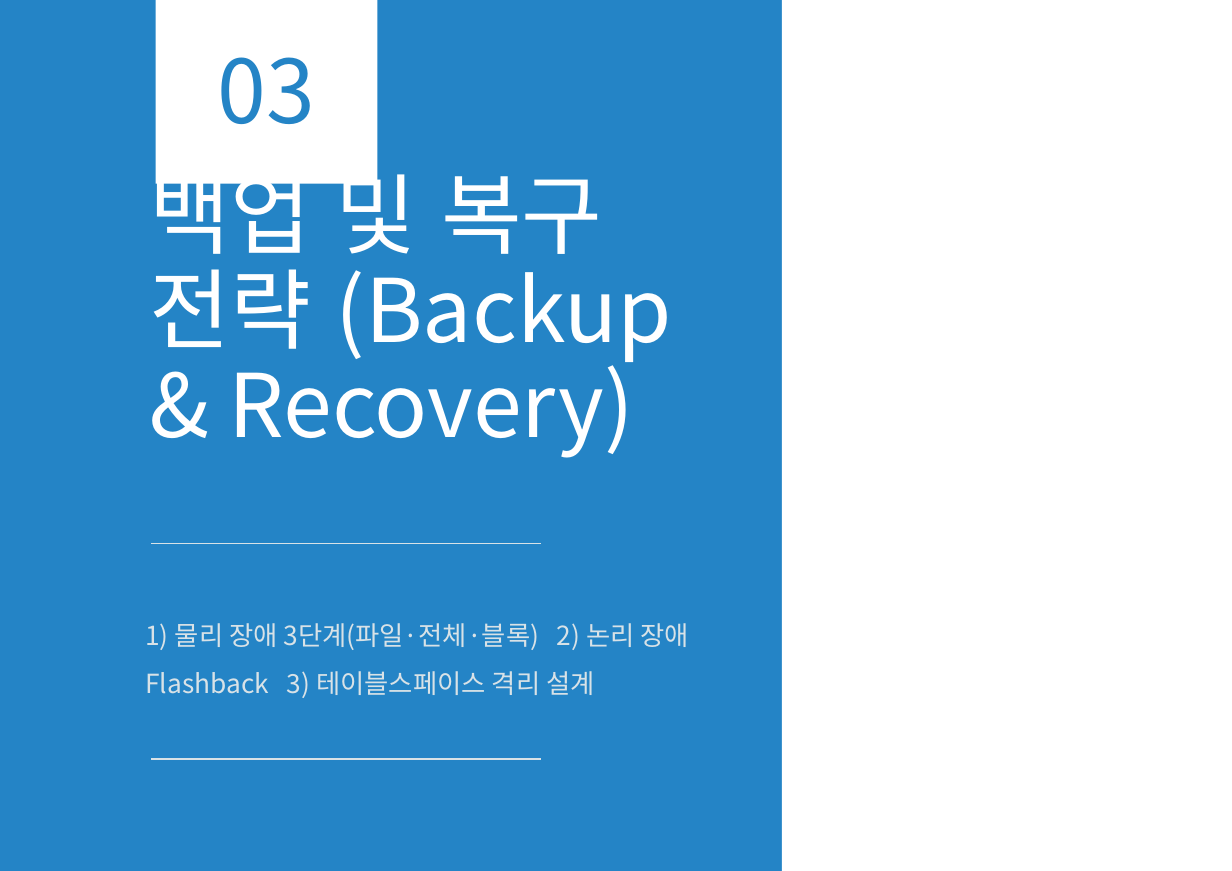
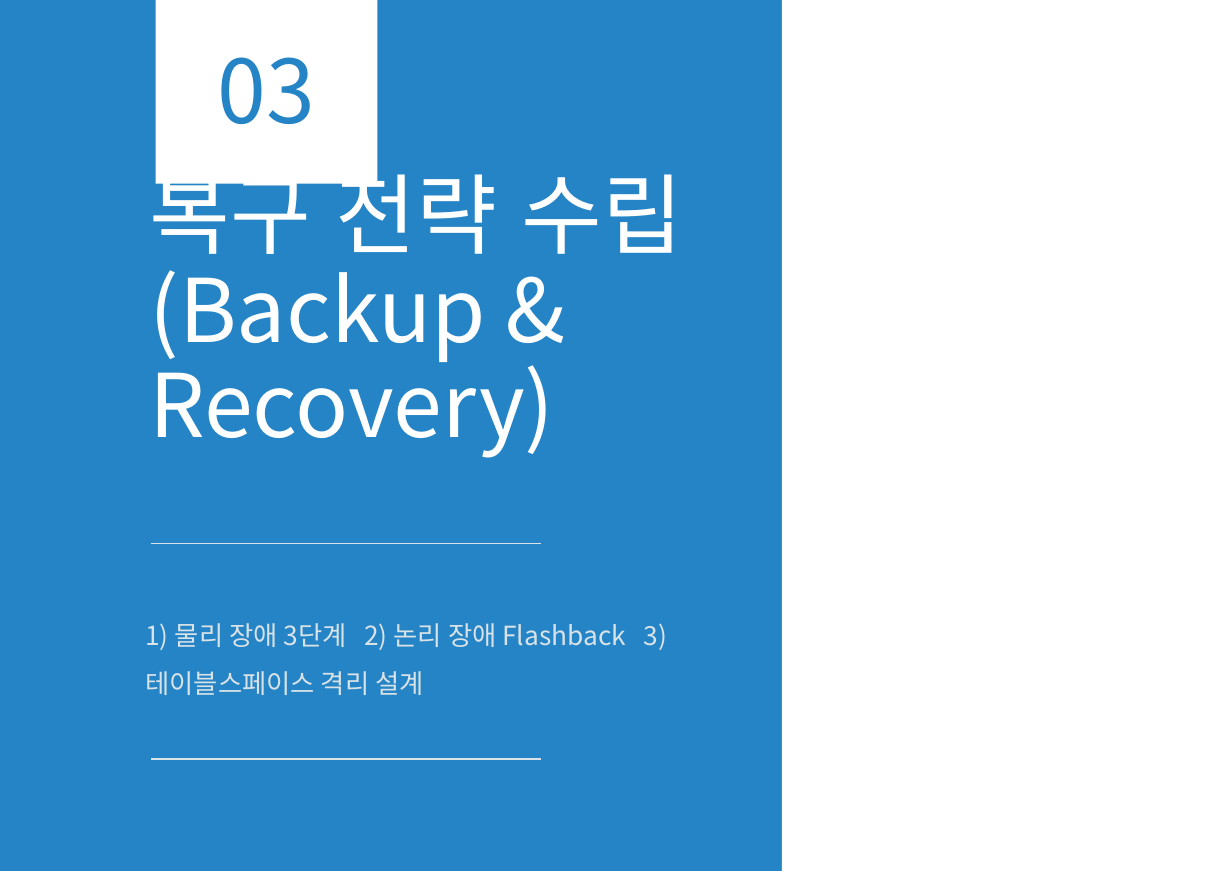
Before and after one commit to olmas70/slides, a slide deck: slide 39 of ppt/BO_DB운영_발표.pptx (slide 9 before the commit). Drawn at 1232x871 pixels with LibreOffice and Linux fonts; fonts in the diff are those of the drawing. Boxes give left, top, right and bottom in pixels: in the first picture for what was removed or moved away, otherwise in the second. Text is boxed around its words. In the diff, an @@ line names an element or a change of style, - is before the commit and + after.

```diff
--- a/ppt/BO_DB운영_발표.pptx
+++ b/ppt/BO_DB운영_발표.pptx
@@ title at [150, 158, 683, 458]: text changed @@
-백업 및 복구 전략 (Backup & Recovery)
+복구 전략 수립 (Backup & Recovery)
@@ text at [145, 623, 668, 695]: text changed @@
-1) 물리 장애 3단계(파일·전체·블록) 2) 논리 장애 Flashback 3) 테이블스페이스 격리 설계
+1) 물리 장애 3단계 2) 논리 장애 Flashback 3) 테이블스페이스 격리 설계
```
Also in this commit, not shown: 8 other slides changed, 48 slides added.
